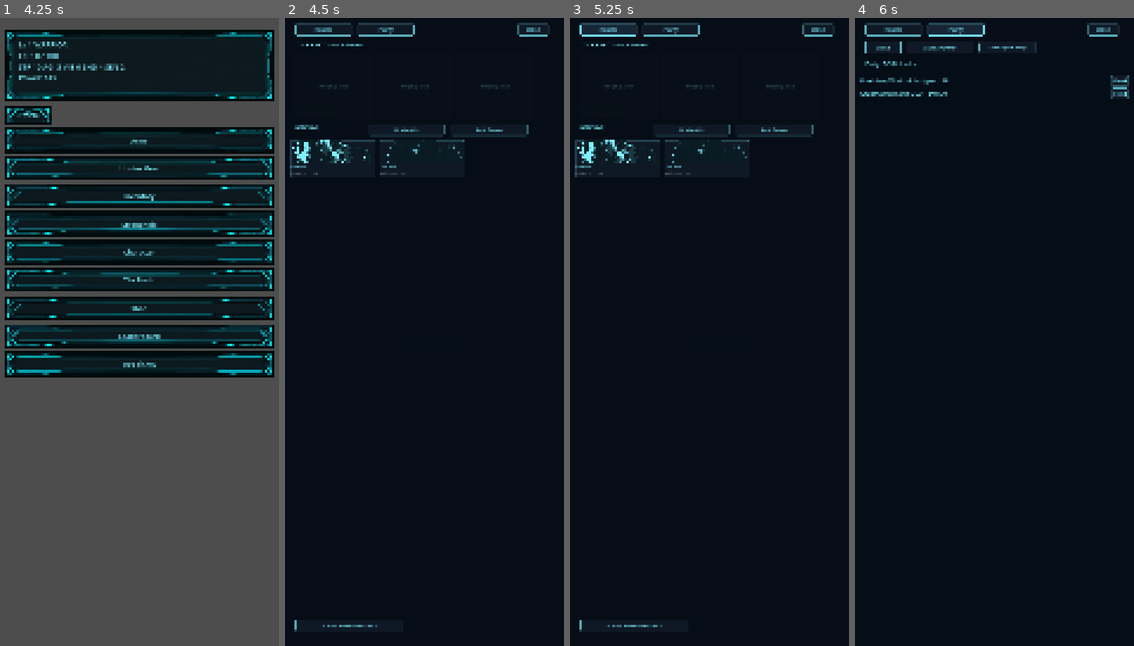
Above: before the commit, frames 1-4 (left to right).
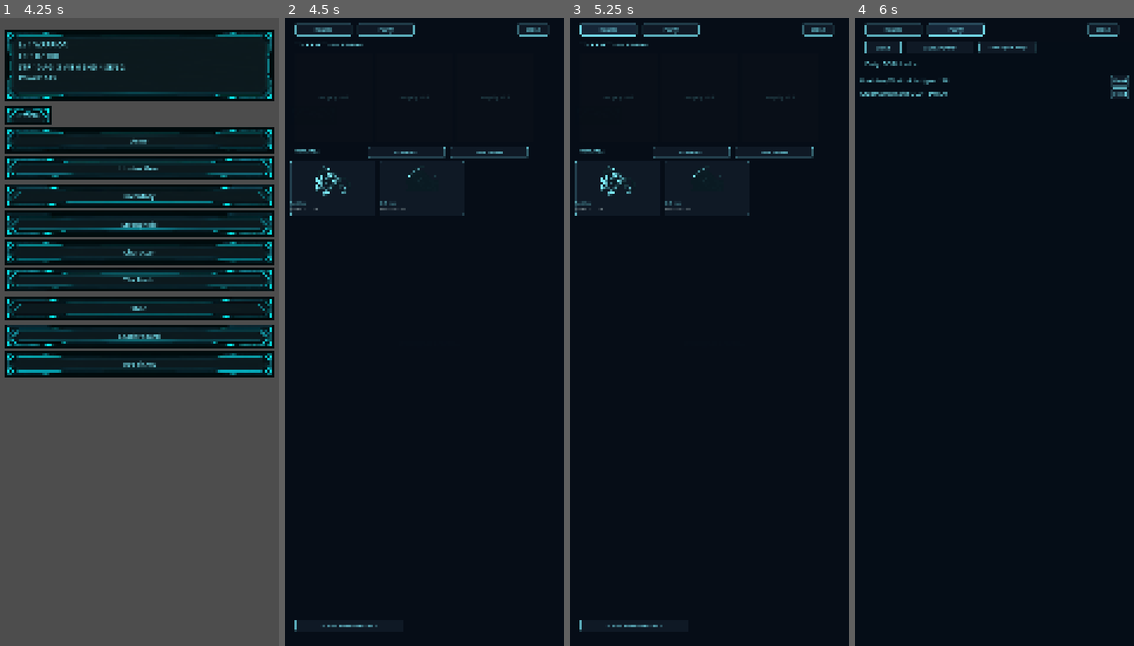
Above: after the commit, the same moments.

Repository: Luke-AI-Developments/HollowHunter
Game: Godot game, scene res://scenes/boot_loader.tscn
The game is run twice, just before and just after one commit, with the same random seed, the same clock (stepped at 60 frames per second) and the same inputs.
Inputs (mouse positions are in pixels of both pictures, inside the frame that each line leads up to):
- Up to frame 1 (4.25 s): tap Enter at 0.5 s; move the mouse to (200, 300) at 0.52 s; hold Shift 0.53-1.25 s; click (200, 300) at 0.67 s; click (53, 175) at 1.27 s; click "Warrior" at 2 s; click "Let's go" at 2.75 s; click "☰ Menu" at 3.5 s
- Up to frame 2 (4.5 s): click "Army" at 4.25 s
- Up to frame 3 (5.25 s): click "Roster" at 5 s
- Up to frame 4 (6 s): click "Party" at 5.75 s

Frame 1 is identical in both runs. In frame 2, 1.9% of the frame differs, in the area x 1-88%, y 10-32%; in frame 3, 1.9%; in frame 4, nothing differs.

Commit message:
fix: show the whole shadow portrait (Army cards + reveal card) -- centred, not cropped (§9b/§17)

Diff:
--- a/scenes/army_view.gd
+++ b/scenes/army_view.gd
@@ -30,8 +30,8 @@
 	"A": Color("ffcf5c"),
 	"S": Color("ff7b6b"),
 }
-const CARD_BIG := Vector2(300, 250)
-const CARD_SMALL := Vector2(333, 150)
+const CARD_BIG := Vector2(300, 340)
+const CARD_SMALL := Vector2(333, 210)
 
 var _state: HunterState
 var _equipment: Dictionary
@@ -194,9 +194,9 @@
 	card.add_child(box)
 
 	var portrait := TextureRect.new()
-	portrait.custom_minimum_size = Vector2(0, 150 if big else 92)
+	portrait.custom_minimum_size = Vector2(0, 220 if big else 150)
 	portrait.expand_mode = TextureRect.EXPAND_IGNORE_SIZE
-	portrait.stretch_mode = TextureRect.STRETCH_KEEP_ASPECT_COVERED
+	portrait.stretch_mode = TextureRect.STRETCH_KEEP_ASPECT_CENTERED
 	portrait.mouse_filter = Control.MOUSE_FILTER_IGNORE
 	var tex := ArtPaths.monster_portrait(e["monster_id"])
 	if tex != null:
--- a/scenes/main.tscn
+++ b/scenes/main.tscn
@@ -526,11 +526,11 @@
 offset_left = 40.0
 offset_top = 44.0
 offset_right = 1040.0
-offset_bottom = 300.0
+offset_bottom = 390.0
 theme_override_constants/separation = 12
 
 [node name="BenchHeader" type="Node2D" parent="GameUI/ArmyPanel/RosterTab"]
-position = Vector2(0, 410)
+position = Vector2(0, 496)
 
 [node name="Title" type="Label" parent="GameUI/ArmyPanel/RosterTab/BenchHeader"]
 offset_left = 40.0
@@ -555,7 +555,7 @@
 
 [node name="BenchScroll" type="ScrollContainer" parent="GameUI/ArmyPanel/RosterTab"]
 offset_left = 20.0
-offset_top = 470.0
+offset_top = 552.0
 offset_right = 1060.0
 offset_bottom = 2300.0
 
@@ -1599,9 +1599,9 @@
 
 [node name="Portrait" type="TextureRect" parent="GameUI/ShadowRevealPanel/Card"]
 offset_right = 1056.0
-offset_bottom = 2400.0
+offset_bottom = 1000.0
 expand_mode = 1
-stretch_mode = 6
+stretch_mode = 5
 
 [node name="Scrim" type="ColorRect" parent="GameUI/ShadowRevealPanel/Card"]
 offset_right = 1056.0
